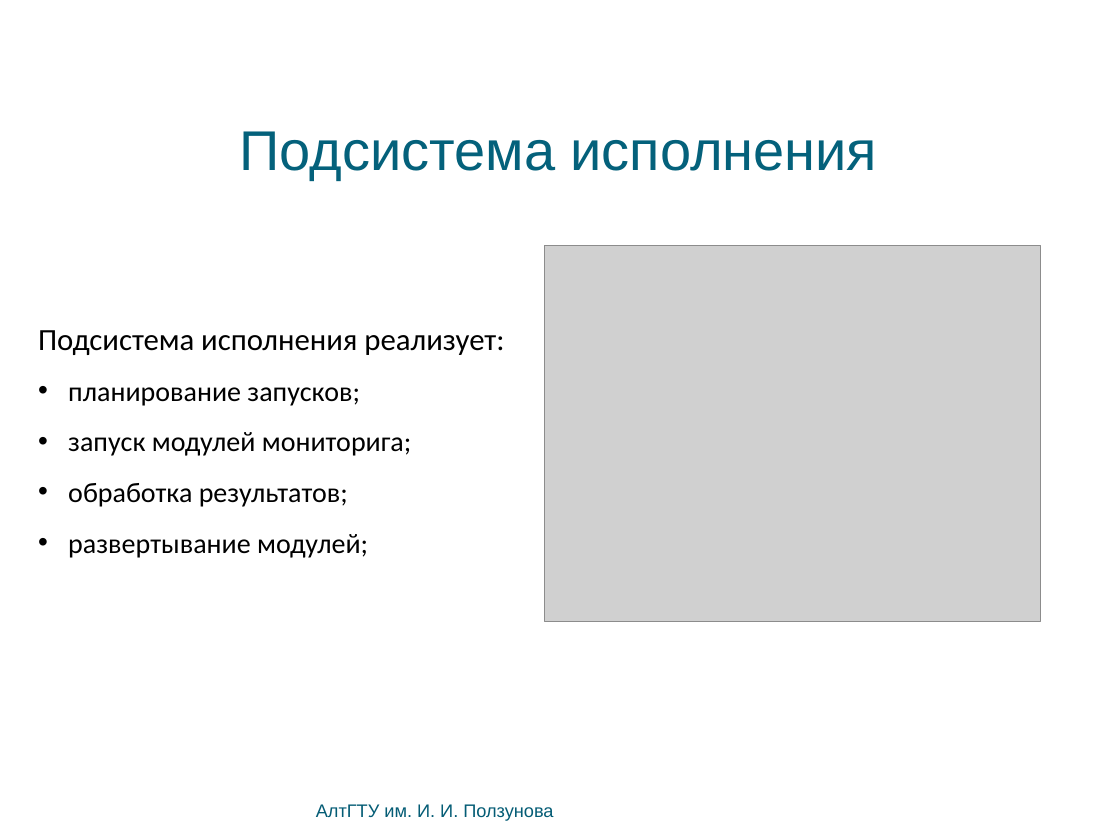
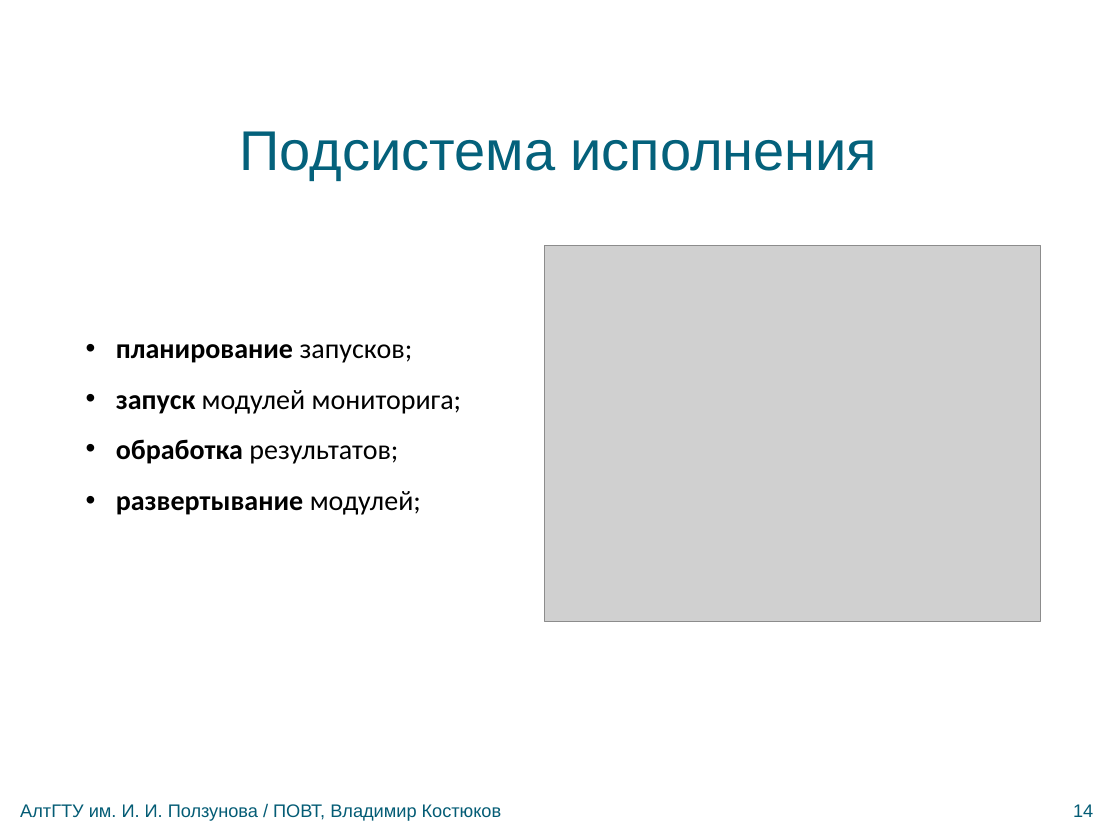
Before and after one commit to bluerain/snoopy, a slide deck: slide 14 of diploma/trunk/ppt/kostyukov.pptx (slide 15 before the commit). Drawn at 1120x840 pixels with LibreOffice and Linux fonts; fonts in the diff are those of the drawing; grey boxes stand for pictures; background and template pictures are left out. Boxes give left, top, right and bottom in pixels: in the first picture for what was removed or moved away, otherwise in the second. Text is boxed around its words. In the diff, an @@ line names an element or a change of style, - is before the commit and + after.

```diff
--- a/diploma/trunk/ppt/kostyukov.pptx
+++ b/diploma/trunk/ppt/kostyukov.pptx
@@ text "планирование запусков;" moved from (x1=38, y1=330, x2=504, y2=558) to (x1=116, y1=344, x2=462, y2=515) @@
@@ text "планирование запусков;" at (x1=116, y1=344, x2=462, y2=515): bold on in "планирование", "запуск", "обработка", "развертывание" @@
@@ text at (x1=38, y1=330, x2=504, y2=355): paragraph removed @@
-Подсистема исполнения реализует:
@@ text at (x1=20, y1=804, x2=502, y2=821): text changed @@
-АлтГТУ им. И. И. Ползунова
+АлтГТУ им. И. И. Ползунова / ПОВТ, Владимир Костюков
@@ text added at (x1=1073, y1=804, x2=1093, y2=817), 13 pt, text #045C75 @@
+14
```
Also in this commit, not shown: 18 other slides changed, 1 slide added, 1 slide removed, 2 other files.
